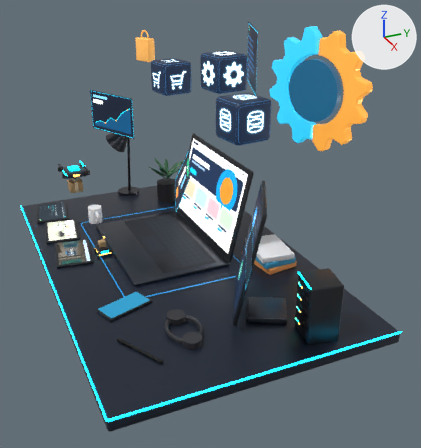
An edit to the glTF model img/hero3d/scene.glb, drawn before and after from the same camera.
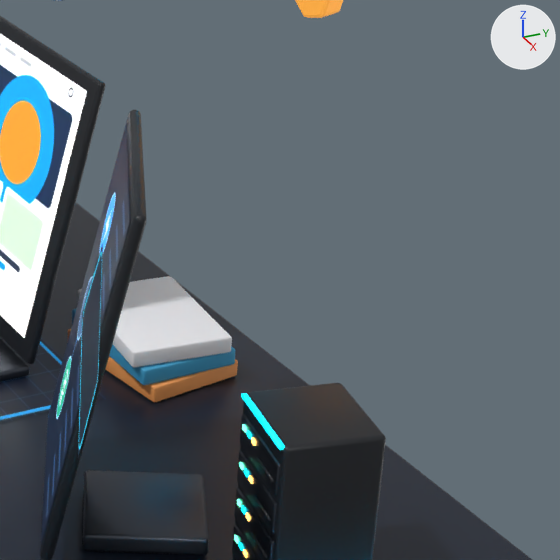
The first picture shows the older version from a 50 mm lens placed at (4.57, -1.53, 2.49), pointed at (0.27, 0.4, 0.34). The close-ups show the older and then the newer version on the part from 52% to 95% of the width and 32% to 73% of the height of that picture. Only the edits that show in the close-ups are written down. The lights are fixed; the arrows at upper right show +X, +Y and +Z. Where no turn or scale is listed for an object, it has been applied to the vertices.

The scene before the commit, as lines of its bpy script (objects in view):
```python
mat_book_0 = principled_material('book_0')
mat_book_0.base_color = (0.9, 0.35, 0.1)  # orange #f3a059
mat_book_0.roughness = 0.6
mat_book_1 = principled_material('book_1')
mat_book_1.base_color = (0.05, 0.35, 0.6)  # blue #3fa0cb
mat_book_1.roughness = 0.6
mat_book_2 = principled_material('book_2')
mat_book_2.base_color = (0.85, 0.85, 0.88)  # white #ededf1
mat_book_2.roughness = 0.6
me_cube_003 = bpy.data.meshes.new('Cube.003')
me_cube_003.from_pydata(...)  # 96 vertices, 188 faces; spans x -0.65..0.65, y -0.44..0.44, z -0.018..0.018
me_cube_003.materials.append(mat_aluminium)  # dark grey #4b5059
me_cube_014 = bpy.data.meshes.new('Cube.014')
me_cube_014.from_pydata(...)  # 96 vertices, 188 faces; spans x -0.228..0.228, y -0.177..0.177, z -0.025..0.025
me_cube_014.materials.append(mat_book_0)  # orange #f3a059
me_cube_015 = bpy.data.meshes.new('Cube.015')
me_cube_015.from_pydata(...)  # 96 vertices, 188 faces; spans x -0.212..0.212, y -0.154..0.154, z -0.025..0.025
me_cube_015.materials.append(mat_book_1)  # blue #3fa0cb
me_cube_016 = bpy.data.meshes.new('Cube.016')
me_cube_016.from_pydata(...)  # 96 vertices, 188 faces; spans x -0.224..0.224, y -0.171..0.171, z -0.025..0.025
me_cube_016.materials.append(mat_book_2)  # white #ededf1
ob_book_0 = bpy.data.objects.new('book_0', me_cube_014)
ob_book_0.location = (0.55, 0.85, 0.028)
ob_book_1 = bpy.data.objects.new('book_1', me_cube_015)
ob_book_1.location = (0.55, 0.85, 0.08)
ob_book_2 = bpy.data.objects.new('book_2', me_cube_016)
ob_book_2.location = (0.55, 0.85, 0.132)
ob_laptop_base = bpy.data.objects.new('laptop_base', me_cube_003)
ob_laptop_base.location = (-0.15, 0.05, 0.02)
# also in view: 'tablet' at (1.2, 0.3, 0.52); 'laptop_screen' at (-0.15, 0.58, 0.46); 'desk' at (0.1, 0.1, -0.05); 'desk_mat' at (-0.15, 0.05, 0.0); 'logo_right_mesh' at (0.02, 1.89, 1.29)
```
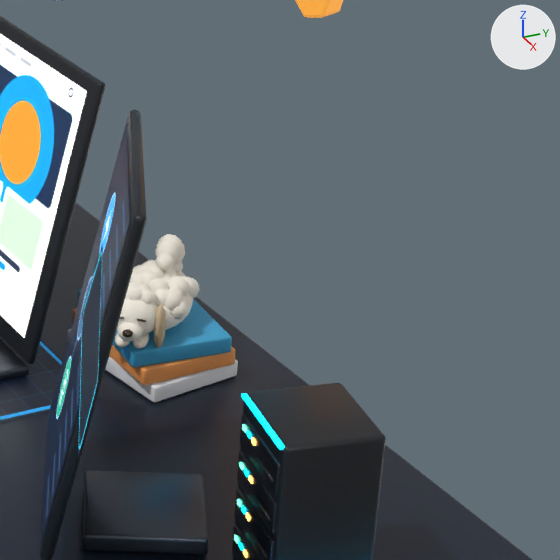
Boxes (x1, y1, x2, y2) around the edits, measured in the close-ups (560 x 560 px):
'book_2', recoloured (white to blue)
    both: (78, 289, 232, 368)
'dog_body_mesh', added
    after: (115, 260, 200, 349)
'book_0', recoloured (orange to white)
    both: (67, 329, 238, 403)
'book_1', recoloured (blue to orange)
    both: (72, 308, 236, 385)
'dog_head_mesh', added
    after: (116, 283, 157, 341)
'dog_tail_mesh', added
    after: (155, 234, 185, 271)
'dog_ear_l_mesh', added (beige)
    after: (154, 304, 166, 348)
'dog_nose', added
    after: (122, 329, 133, 338)

What the commit changed:
Material 'book_0' (mat_book_0) changes colour from orange #f3a059 to white #ededf1; in linear values from (0.9, 0.35, 0.1) to (0.85, 0.85, 0.88).
Material 'book_1' (mat_book_1) changes colour from blue #3fa0cb to orange #f3a059; in linear values from (0.05, 0.35, 0.6) to (0.9, 0.35, 0.1).
Material 'book_2' (mat_book_2) changes colour from white #ededf1 to blue #3fa0cb; in linear values from (0.85, 0.85, 0.88) to (0.05, 0.35, 0.6).
Material 'dog_fur' (mat_dog_fur) is new.
Its base color is (0.93, 0.87, 0.76) (white #f7f0e2).
Its roughness is 0.9.
Material 'dog_nose' (mat_dog_nose) is new.
Its base color is (0.035, 0.015, 0.008) (brown #352116).
Its roughness is 0.3.
Material 'dog_ear' (mat_dog_ear) is new.
Its base color is (0.62, 0.47, 0.3) (beige #ceb695).
Its roughness is 0.85.
Mesh me_icosphere_042 is new.
It has 210 vertices, 400 faces and spans x -0.077..0.073, y -0.066..0.072, z -0.075..0.075.
It uses material mat_dog_fur (white #f7f0e2).
Mesh me_icosphere_039 is new.
It has 42 vertices, 80 faces and spans x -0.0138..0.0138, y -0.0144..0.0144, z -0.0112..0.0112.
It uses material mat_dog_nose (brown #352116).
Mesh me_icosphere_030 is new.
It has 498 vertices, 960 faces and spans x -0.079..0.072, y -0.067..0.076, z -0.074..0.074.
It uses material mat_dog_fur (white #f7f0e2).
Mesh me_icosphere_040 is new.
It has 42 vertices, 80 faces and spans x -0.39..0.39, y -0.24..0.24, z -1.0..1.0.
It uses material mat_dog_ear (beige #ceb695).
Mesh me_icosphere is new.
It has 1380 vertices, 2640 faces and spans x -0.182..0.127, y -0.162..0.154, z -0.084..0.084.
It uses material mat_dog_fur (white #f7f0e2).
Object 'dog_tail_mesh' (ob_dog_tail_mesh) is new; it shows me_icosphere_042.
Its location is (0.53, 0.905, 0.3).
Object 'dog_nose' (ob_dog_nose) is new; it shows me_icosphere_039.
Its location is (0.758, 0.65, 0.229).
Object 'dog_head_mesh' (ob_dog_head_mesh) is new; it shows me_icosphere_030.
Its location is (0.693, 0.705, 0.25).
Object 'dog_ear_l_mesh' (ob_dog_ear_l_mesh) is new; it shows me_icosphere_040.
Its parent is ob_dog_ear_l.
Its location is (0.006, 0.012, -0.05).
Its scale is (0.058, 0.058, 0.058).
Object 'dog_ear_l' (ob_dog_ear_l) is new.
Its parent is ob_dog_head.
Its location is (0.0, 0.048, 0.03).
Object 'dog_head' (ob_dog_head) is new.
Its parent is ob_dog.
Its location is (0.115, -0.03, 0.068).
Object 'dog' (ob_dog) is new.
Its location is (0.6, 0.83, 0.157).
Its rotation in degrees is (0, 0, -40).
Its scale is (1.2, 1.2, 1.2).
Object 'dog_body_mesh' (ob_dog_body_mesh) is new; it shows me_icosphere.
Its location is (0.623, 0.807, 0.237).
